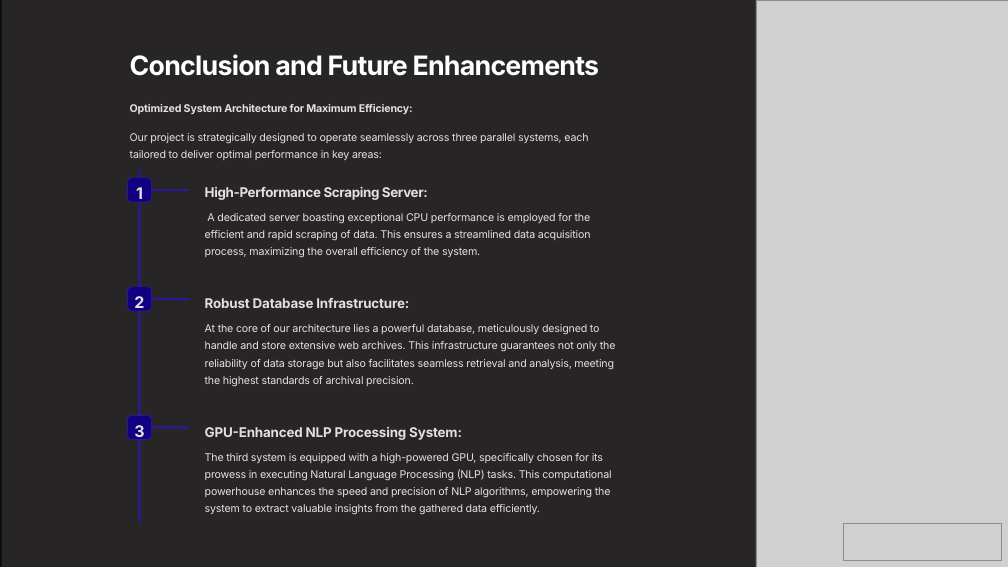
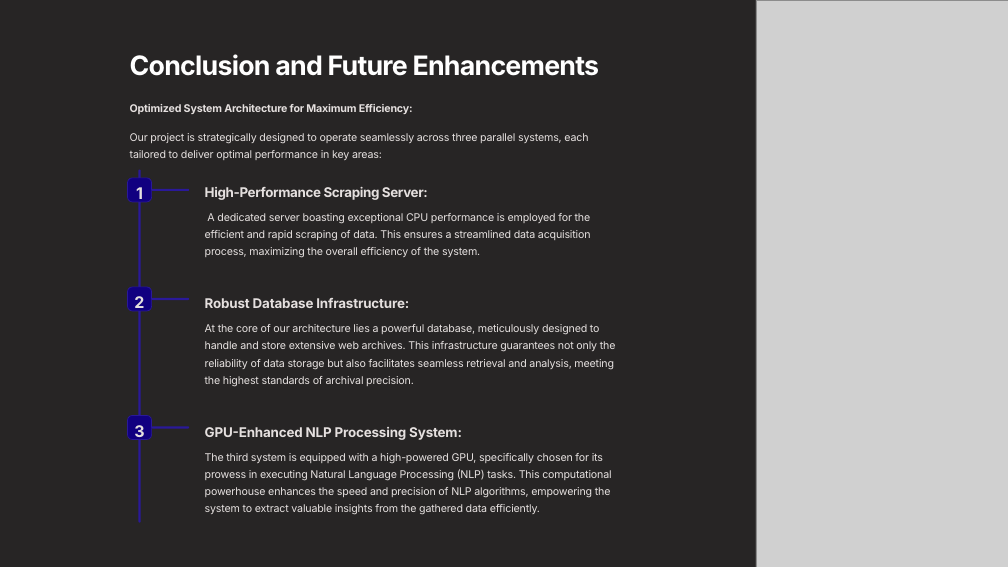
Before and after one commit to ethical-buddy/TORONS, a slide deck: slide 7 of TEAM-CPC.pptx. Drawn at 1008x567 pixels with LibreOffice and Linux fonts; fonts in the diff are those of the drawing; grey boxes stand for pictures. Boxes give left, top, right and bottom in pixels: in the first picture for what was removed or moved away, otherwise in the second. Text is boxed around its words. In the diff, an @@ line names an element or a change of style, - is before the commit and + after.

```diff
--- a/TEAM-CPC.pptx
+++ b/TEAM-CPC.pptx
@@ rectangle removed at (0, 0, 1008, 567) @@
@@ picture removed at (844, 523, 1002, 561) @@
```
Also in this commit, not shown: 7 other slides changed, 1 slide added, 1 other file.
